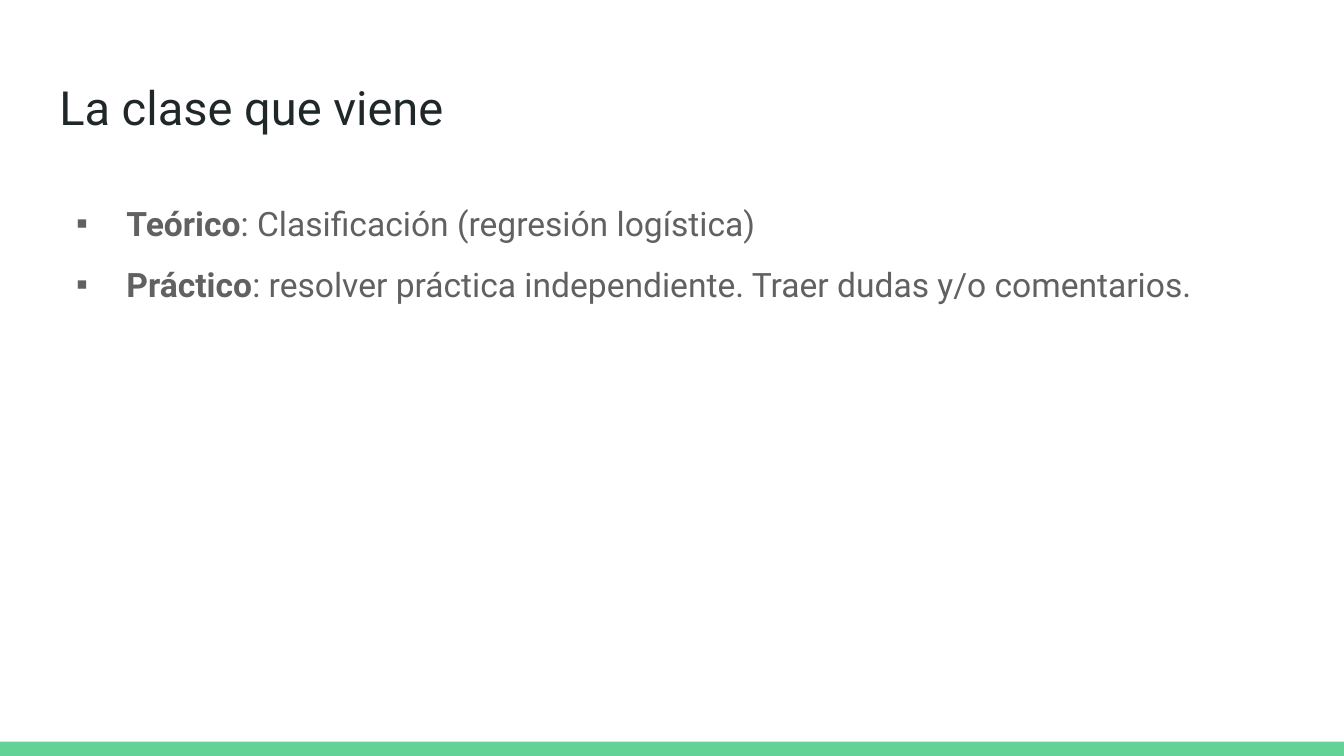
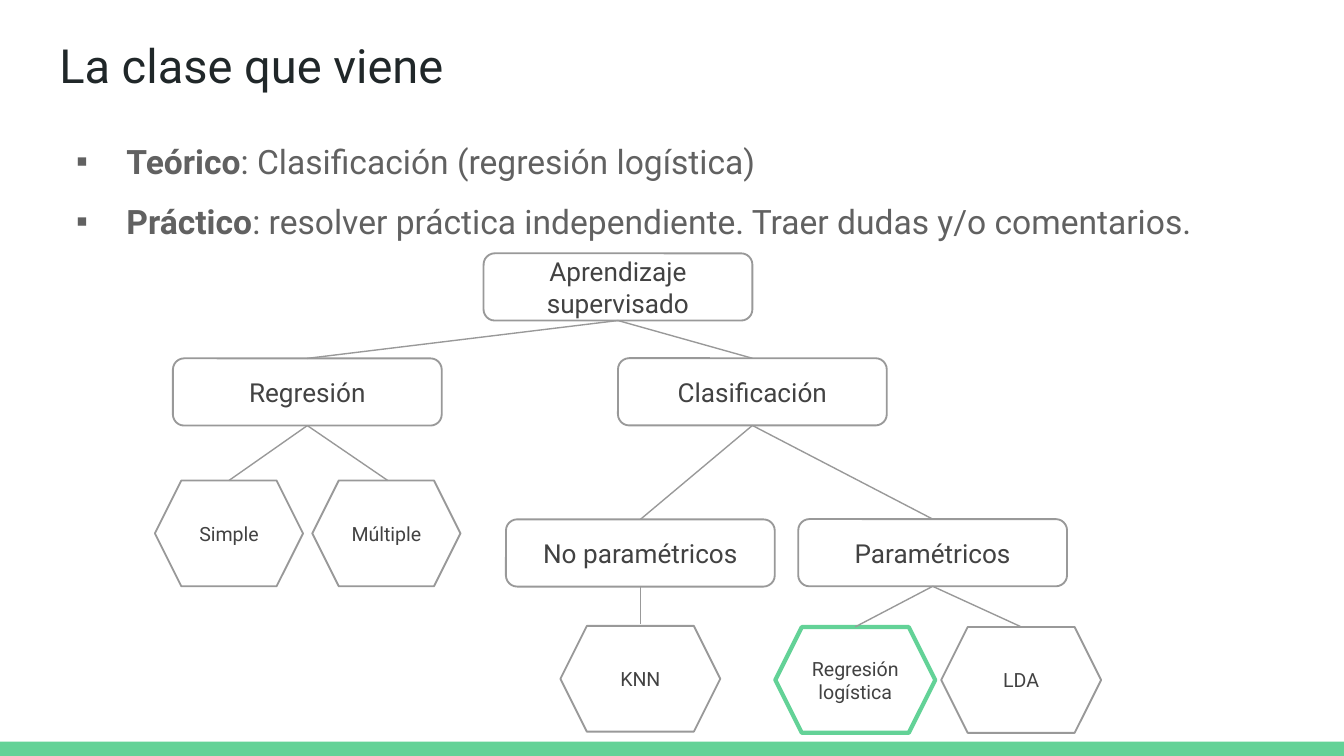
Before and after one commit to DCSCyHD/2023_modulo_3, a slide deck: slide 29 of clase3/teorica_3.pptx (slide 28 before the commit). Drawn at 1344x756 pixels with LibreOffice and Linux fonts; fonts in the diff are those of the drawing. Boxes give left, top, right and bottom in pixels: in the first picture for what was removed or moved away, otherwise in the second. Text is boxed around its words. In the diff, an @@ line names an element or a change of style, - is before the commit and + after.

Commit message:
Actualizo ppts, agrego ppt clase 4

```diff
--- a/clase3/teorica_3.pptx
+++ b/clase3/teorica_3.pptx
@@ title "La clase que viene" moved from (x1=59, y1=89, x2=443, y2=135) to (x1=59, y1=47, x2=443, y2=93) @@
@@ text "Teórico: Clasificación (regresión logística)" moved from (x1=126, y1=209, x2=1192, y2=304) to (x1=126, y1=147, x2=1192, y2=241) @@
@@ rounded rectangle added at (x1=484, y1=254, x2=753, y2=321), outline #999999 1 pt, 14 pt, text #424242 @@
+Aprendizaje supervisado
@@ line added from (618, 321) to (308, 359), #999999 0.75 pt @@
@@ line added from (618, 321) to (753, 359), #999999 0.75 pt @@
@@ rounded rectangle added at (x1=173, y1=359, x2=442, y2=426), outline #999999 1 pt, 14 pt, text #424242 @@
+Regresión
@@ rounded rectangle added at (x1=618, y1=359, x2=887, y2=426), outline #999999 1 pt, 14 pt, text #424242 @@
+Clasificación
@@ line added from (308, 426) to (228, 481), #999999 0.75 pt @@
@@ line added from (308, 426) to (388, 481), #999999 0.75 pt @@
@@ line added from (753, 426) to (641, 519), #999999 0.75 pt @@
@@ line added from (753, 426) to (933, 519), #999999 0.75 pt @@
@@ hexagon added at (x1=155, y1=481, x2=302, y2=587), outline #999999 1 pt, 10.5 pt, text #424242 @@
+Simple
@@ hexagon added at (x1=312, y1=481, x2=460, y2=587), outline #999999 1 pt, 10.5 pt, text #424242 @@
+Múltiple
@@ rounded rectangle added at (x1=507, y1=519, x2=775, y2=586), outline #999999 1 pt, 14 pt, text #424242 @@
+No paramétricos
@@ rounded rectangle added at (x1=798, y1=519, x2=1067, y2=586), outline #999999 1 pt, 14 pt, text #424242 @@
+Paramétricos
@@ line added from (641, 586) to (641, 624), #999999 0.75 pt @@
@@ line added from (933, 586) to (855, 626), #999999 0.75 pt @@
@@ line added from (933, 586) to (1021, 626), #999999 0.75 pt @@
@@ hexagon added at (x1=560, y1=626, x2=720, y2=732), outline #999999 1 pt, 10.5 pt, text #424242 @@
+KNN
@@ hexagon added at (x1=775, y1=628, x2=935, y2=734), outline #63D297 2.25 pt, 10.5 pt, text #424242 @@
+Regresión logística
@@ hexagon added at (x1=941, y1=628, x2=1101, y2=734), outline #999999 1 pt, 10.5 pt, text #424242 @@
+LDA
```
Also in this commit, not shown: 1 other slide changed, 1 slide added, 3 other files.
